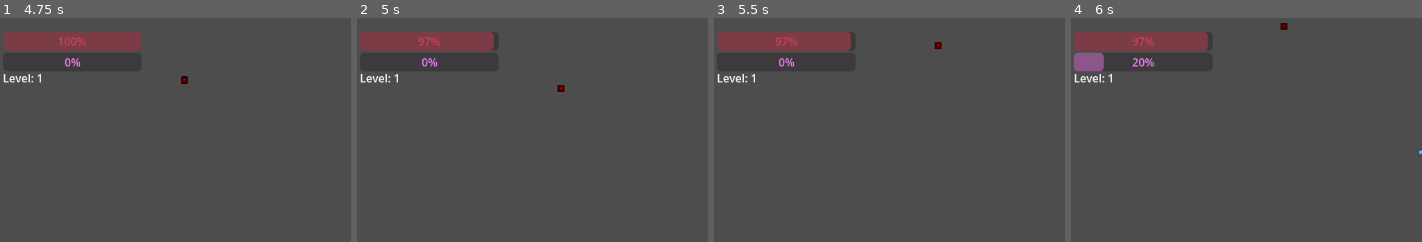
Above: before the commit, frames 1-4 (left to right).
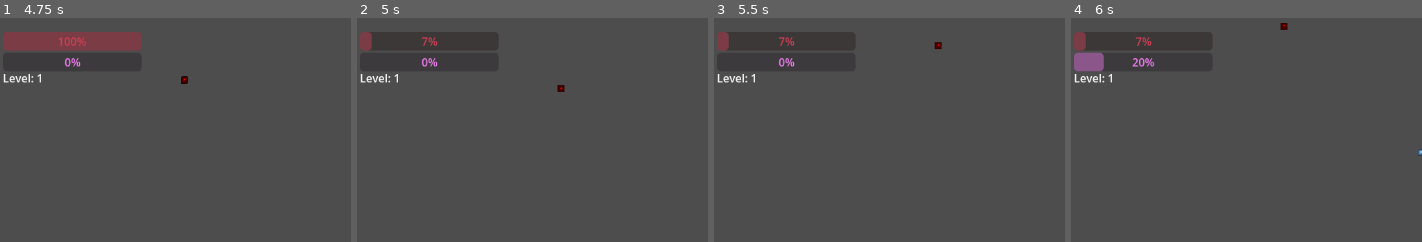
Above: after the commit, the same moments.

Repository: erdemydt/gameinyo
Game: Godot game, scene res://Scenes/Game/Game.tscn
Same seed, same stepped clock (60 frames per second), same inputs: the game is played once before the commit and once after it. The engine's default icon, where the game draws it, is replaced by a stand-in: a white triangle on a blue panel in a dark square.
Inputs:
- Up to frame 1 (4.75 s): tap Enter at 0.5, 2.75 s; hold D (ui_right) 0.53-1.28 s; hold S (ui_down) 1.28-2.03 s; tap Space at 2 s; hold D (ui_right) 2.03-2.78 s; hold W (ui_up) 2.78-3.53 s; hold A (ui_left) from 3.53 s (still down)
- Up to frame 2 (5 s): keep holding A (ui_left)
- Up to frame 3 (5.5 s): release A (ui_left) at 5.03 s; hold S (ui_down) from 5.03 s (still down)
- Up to frame 4 (6 s): release S (ui_down) at 5.78 s; hold D (ui_right) from 5.78 s (still down)
The pictures show only the part of the screen within x 0-50%, y 0-50%; the shares and areas given below are measured in that part.

Frame 1 is identical in both runs. In frame 2, 2.9% of the frame differs, in the area x 3-40%, y 6-15%; in frame 3, 2.9%; in frame 4, 2.9%.

Commit message:
end screen added

Diff:
--- a/Autoload/GameManager.gd
+++ b/Autoload/GameManager.gd
@@ -6,11 +6,14 @@
 var current_level = 1
 
 func reset():
-	score = 0
-	session_time = 0.0
-	current_level = 1
+    score = 0
+    session_time = 0.0
+    current_level = 1
 
 func add_score(amount):
-	score += amount
-	if score > high_score:
-		high_score = score
+    score += amount
+    if score > high_score:
+        high_score = score
+
+func update_time(delta):
+    session_time += delta
--- a/Scenes/Entities/player.gd
+++ b/Scenes/Entities/player.gd
@@ -7,7 +7,7 @@
 var xp = 0
 var xp_to_level = 50
 var level = 1
-var health = 300.0
+var health = 30.0
 var max_health = 300.0
 var invincible_timer = 0.0
 var invincible_duration = 0.1  # seconds of invincibility after hit
@@ -79,15 +79,15 @@
     if ui:
         ui.update_health(health, max_health)
     if health <= 0:
-        get_tree().quit()
+        get_tree().change_scene_to_file("res://Scenes/Game/GameOver.tscn")
 
 func collect_xp(amount):
     xp += amount
+    GameManager.add_score(amount)
     if ui:
         ui.update_xp(xp, xp_to_level)
     if xp >= xp_to_level:
         level_up()
-
 func level_up():
     level += 1
     xp = 0
--- /dev/null
+++ b/Scenes/Game/GameOver.tscn
@@ -0,0 +1,85 @@
+[gd_scene format=3 uid="uid://dync6x4t0gsnf"]
+
+[ext_resource type="Script" uid="uid://ci4e7tafntorx" path="res://Scenes/Game/game_over.gd" id="1_5n8bm"]
+
+[node name="GameOver" type="CanvasLayer" unique_id=1810926171]
+script = ExtResource("1_5n8bm")
+
+[node name="ColorRect" type="ColorRect" parent="." unique_id=356422942]
+anchors_preset = 15
+anchor_right = 1.0
+anchor_bottom = 1.0
+grow_horizontal = 2
+grow_vertical = 2
+color = Color(0, 0, 0, 0.70000005)
+
+[node name="TitleLabel" type="Label" parent="." unique_id=243056816]
+anchors_preset = 5
+anchor_left = 0.5
+anchor_right = 0.5
+offset_left = -20.0
+offset_top = 150.0
+offset_right = 20.0
+offset_bottom = 173.0
+grow_horizontal = 2
+theme_override_font_sizes/font_size = 48
+text = "Game Over"
+
+[node name="ScoreLabel" type="Label" parent="." unique_id=1963465182]
+anchors_preset = 8
+anchor_left = 0.5
+anchor_top = 0.5
+anchor_right = 0.5
+anchor_bottom = 0.5
+offset_left = -20.0
+offset_top = 38.5
+offset_right = 20.0
+offset_bottom = 61.5
+grow_horizontal = 2
+grow_vertical = 2
+theme_override_font_sizes/font_size = 28
+text = "Score: 0"
+
+[node name="TimeLabel" type="Label" parent="." unique_id=740008600]
+anchors_preset = 8
+anchor_left = 0.5
+anchor_top = 0.5
+anchor_right = 0.5
+anchor_bottom = 0.5
+offset_left = -20.0
+offset_top = -31.5
+offset_right = 20.0
+offset_bottom = -8.5
+grow_horizontal = 2
+grow_vertical = 2
+theme_override_font_sizes/font_size = 28
+text = "Time: 0s"
+
+[node name="HighScoreLabel" type="Label" parent="." unique_id=964574274]
+anchors_preset = 8
+anchor_left = 0.5
+anchor_top = 0.5
+anchor_right = 0.5
+anchor_bottom = 0.5
+offset_left = -20.0
+offset_top = 8.5
+offset_right = 20.0
+offset_bottom = 31.5
+grow_horizontal = 2
+grow_vertical = 2
+theme_override_font_sizes/font_size = 22
+text = "Best: 0"
+
+[node name="RestartButton" type="Button" parent="." unique_id=654047451]
+anchors_preset = 8
+anchor_left = 0.5
+anchor_top = 0.5
+anchor_right = 0.5
+anchor_bottom = 0.5
+offset_left = 310.0
+offset_top = 188.0
+offset_right = 318.0
+offset_bottom = 196.0
+grow_horizontal = 2
+grow_vertical = 2
+text = "Restart"
--- /dev/null
+++ b/Scenes/Game/MainMenu.tscn
@@ -0,0 +1,3 @@
+[gd_scene format=3 uid="uid://d1k3oc0gr8chf"]
+
+[node name="MainMenu" type="CanvasLayer" unique_id=611986494]
--- /dev/null
+++ b/Scenes/Game/game_over.gd
@@ -0,0 +1,11 @@
+extends CanvasLayer
+
+func _ready():
+    $ScoreLabel.text = "Score: " + str(GameManager.score)
+    $TimeLabel.text = "Time: " + str(snapped(GameManager.session_time, 0.1)) + "s"
+    $HighScoreLabel.text = "Best: " + str(GameManager.high_score)
+    $RestartButton.pressed.connect(_on_restart)
+
+func _on_restart():
+    GameManager.reset()
+    get_tree().change_scene_to_file("res://Scenes/Game/Game.tscn")
--- a/Scenes/Game/main.gd
+++ b/Scenes/Game/main.gd
@@ -4,7 +4,9 @@
 var ui
 
 func _ready():
-	player = $Player
-	ui = $UI
-	player.ui = ui
-	$Spawner.player = player
+    player = $Player
+    ui = $UI
+    player.ui = ui
+    $Spawner.player = player
+func _process(delta):
+    GameManager.update_time(delta)
Not shown, added: Scenes/Game/game_over.gd.uid
